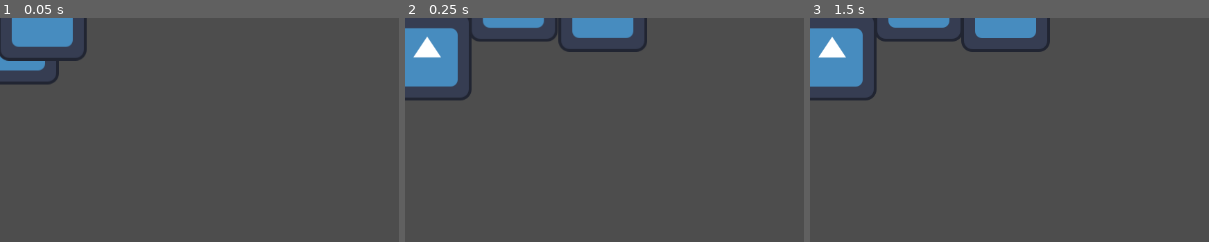
Above: before the commit, frames 1-3 (left to right).
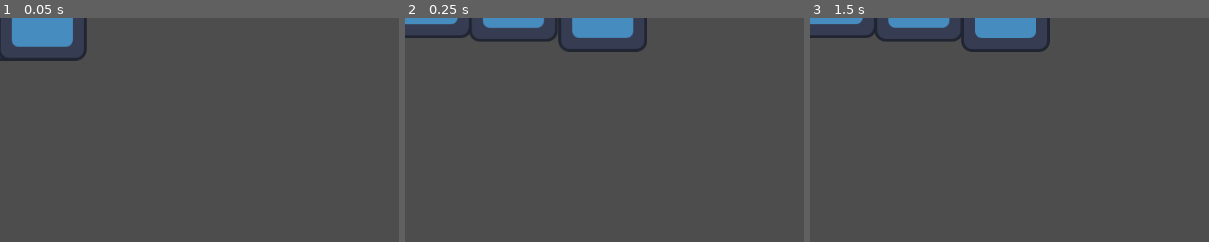
Above: after the commit, the same moments.

Repository: dollythecamus/world-of-cards
Game: Godot game, scene res://test.tscn
The game is run twice, just before and just after one commit, with the same random seed, the same clock (stepped at 60 frames per second) and the same inputs. This scene is started directly instead of the project's main scene. The engine's default icon, where the game draws it, is replaced by a stand-in: a white triangle on a blue panel in a dark square.
Inputs (mouse positions are % of the whole screen's width and height, from its top left):
- Up to frame 1 (0.05 s): no input
- Up to frame 2 (0.25 s): no input
- Up to frame 3 (1.5 s): move the mouse to (45, 70) at 0.52 s; click (45, 70) at 0.67 s; tap Enter at 1.25 s; drag from (80, 65) to (45, 70) at 1.27 s
The pictures show only the part of the screen within x 0-50%, y 0-50%; the shares and areas given below are measured in that part.

The runs differ from the first frame. In frame 1, 0.8% of the frame differs, in the area x 0-15%, y 16-30%; in frame 2, 4.3%; in frame 3, 4.3%, in the area x 0-17%, y 0-37%.
Error in both runs: Invalid access to property or key 'name' on a base object of type 'Dictionary'. (res://player/action_card.gd:126)

Commit message:
something something

Diff:
--- a/player/action_card.gd
+++ b/player/action_card.gd
@@ -138,11 +138,11 @@
 	var index := i - int(max / 2)
 
 	if is_even(max):
-		bump.y = 30.0 / max(1.0, abs(index + 0.5))
+		bump.y = -30.0 / max(1.0, abs(index + 0.5))
 		return s + dir * (index * width + width * 0.5) + bump
 	else:
 		if index == 0:
-			bump.y = 55.0
+			bump.y = -35.0
 			return s + bump
 		else:
 			bump.y = 30.0 / max(1.0, abs(index))
--- a/project.godot
+++ b/project.godot
@@ -18,3 +18,8 @@
 [autoload]
 
 GameData="*res://gameData.gd"
+
+[rendering]
+
+renderer/rendering_method="gl_compatibility"
+renderer/rendering_method.mobile="gl_compatibility"
--- a/world/world_generator.gd
+++ b/world/world_generator.gd
@@ -20,6 +20,8 @@
 	_save_all_chunks_to_file()
 
 func _save_all_chunks_to_file():
+	if not FileAccess.file_exists(CHUNKS_FILE):
+		FileAccess.open(CHUNKS_FILE, FileAccess.WRITE).close()
 	var file = FileAccess.open(CHUNKS_FILE, FileAccess.WRITE)
 	if file:
 		file.store_var(all_chunks)
